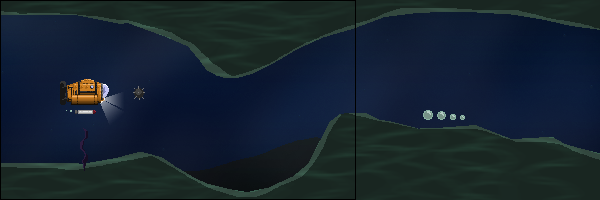
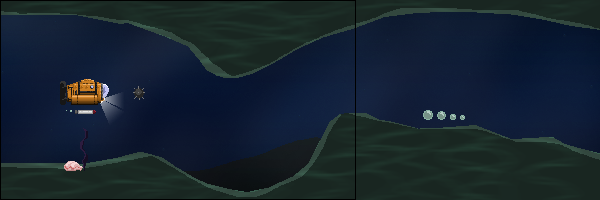
Layer changes from the first 600 × 200 image to the second:
added layer "shell" above "HUD" over <box>64,161,83,171</box>
